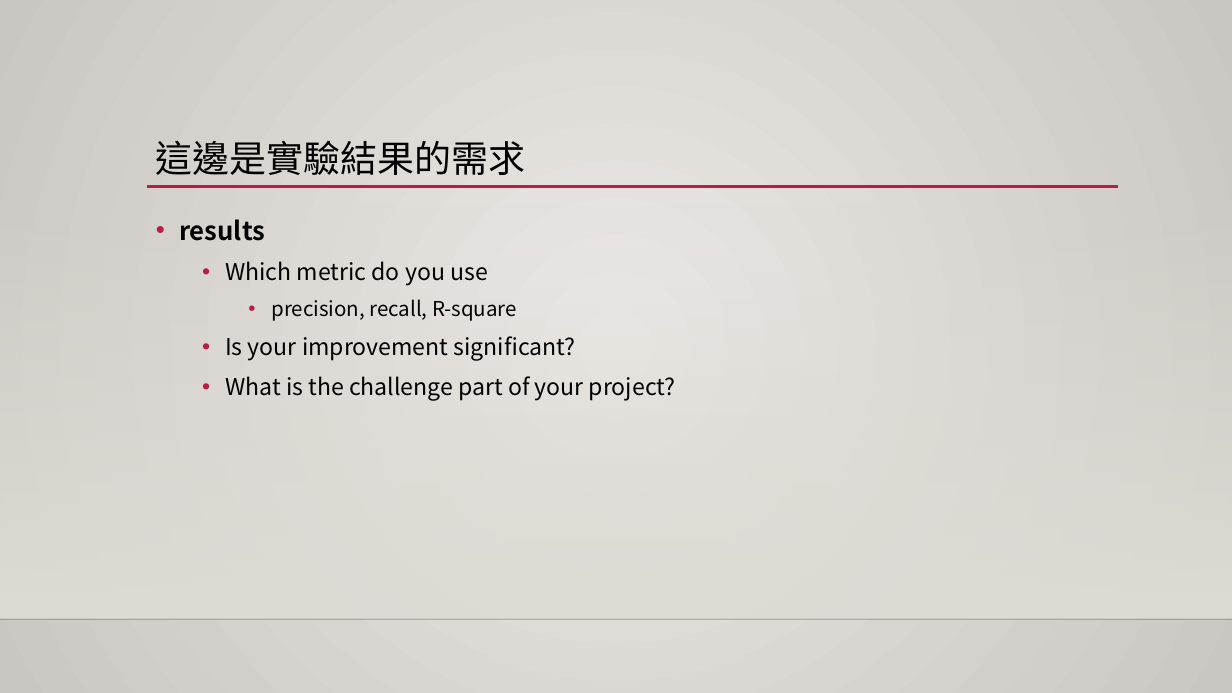
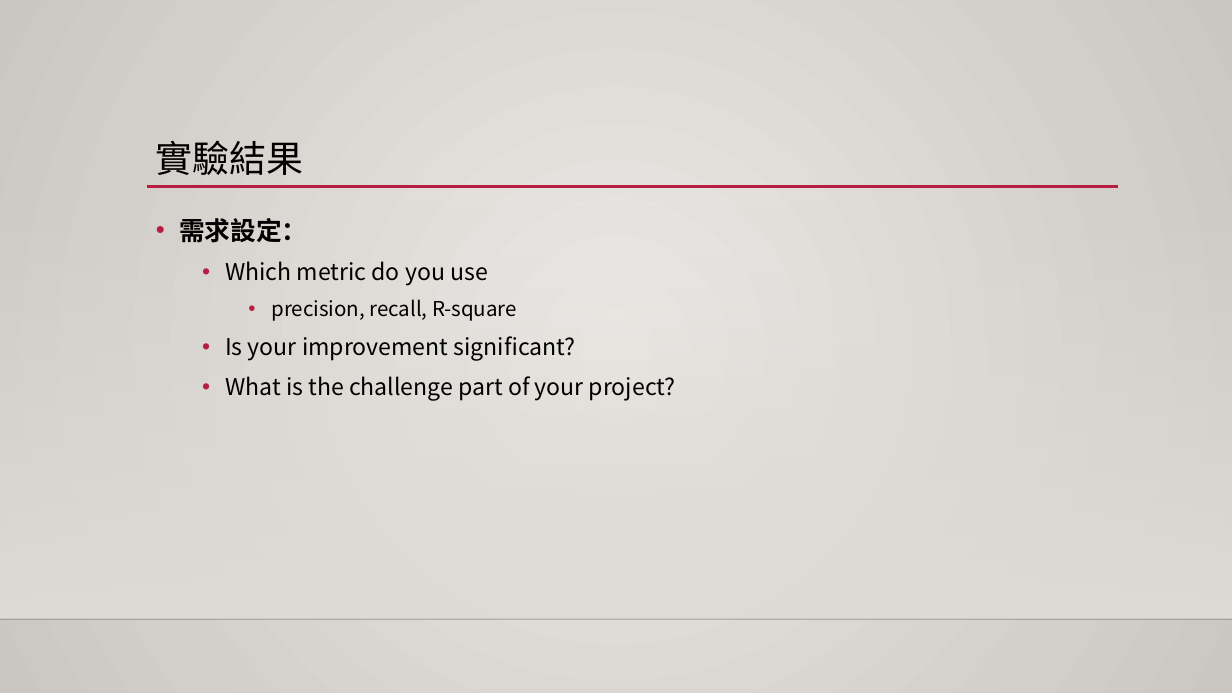
Before and after one commit to 1082-datascience/finalproject-finalproject-1082ds_group3, a slide deck: slide 35 of docs/final_report.pptx. Drawn at 1232x693 pixels with LibreOffice and Linux fonts; fonts in the diff are those of the drawing; background and template pictures are left out. Boxes give left, top, right and bottom in pixels: in the first picture for what was removed or moved away, otherwise in the second. Text is boxed around its words. In the diff, an @@ line names an element or a change of style, - is before the commit and + after.

```diff
--- a/docs/final_report.pptx
+++ b/docs/final_report.pptx
@@ title at box(156, 141, 304, 175): text changed @@
-這邊是實驗結果的需求
+實驗結果
@@ text at box(179, 218, 307, 243): text changed @@
-• results
+• 需求設定：
```
Also in this commit, not shown: 11 other slides changed, 3 slides added.
